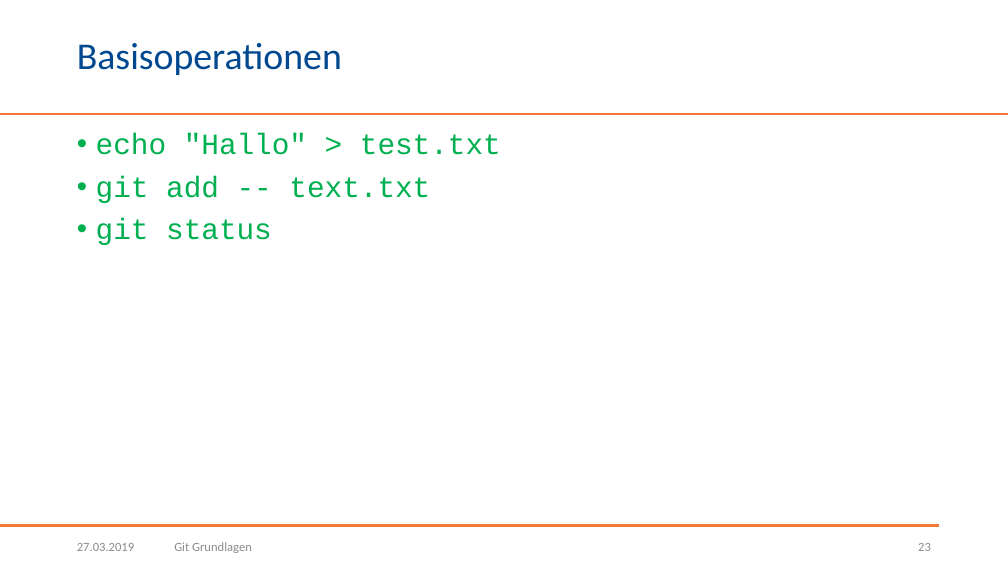
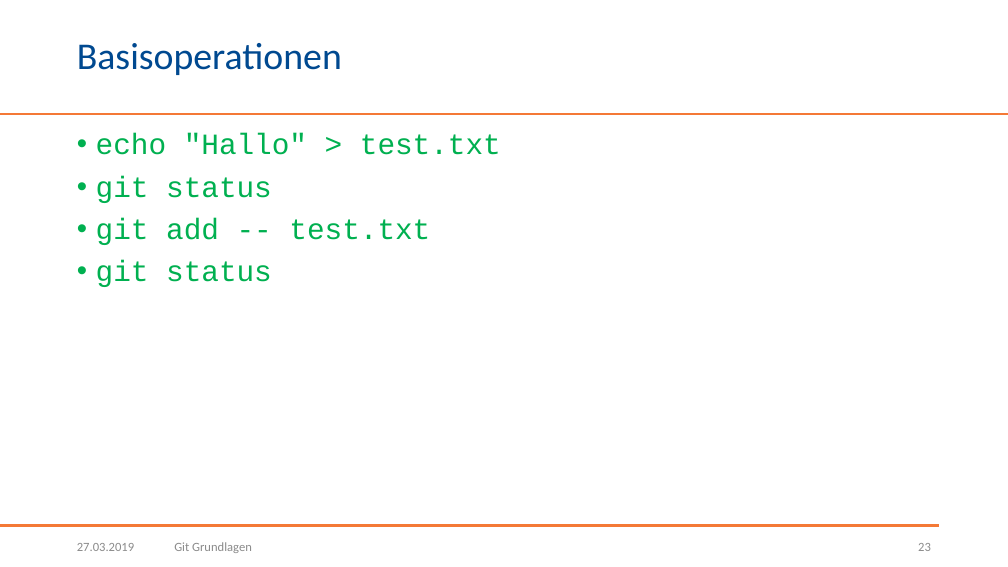
Before and after one commit to BogyMitutoyoCTL/Tetris-Preparation, a slide deck: slide 23 of Präsentationen/Git Grundlagen.pptx. Drawn at 1008x567 pixels with LibreOffice and Linux fonts; fonts in the diff are those of the drawing; background and template pictures are left out. Boxes give left, top, right and bottom in pixels: in the first picture for what was removed or moved away, otherwise in the second. Text is boxed around its words. In the diff, an @@ line names an element or a change of style, - is before the commit and + after.

```diff
--- a/Präsentationen/Git Grundlagen.pptx
+++ b/Präsentationen/Git Grundlagen.pptx
@@ text at box(96, 176, 430, 203): paragraph removed @@
-• git add -- text.txt
@@ text at box(96, 218, 430, 287): paragraphs added @@
+• git add -- test.txt
+• git status
```
Also in this commit, not shown: 5 other slides changed.
